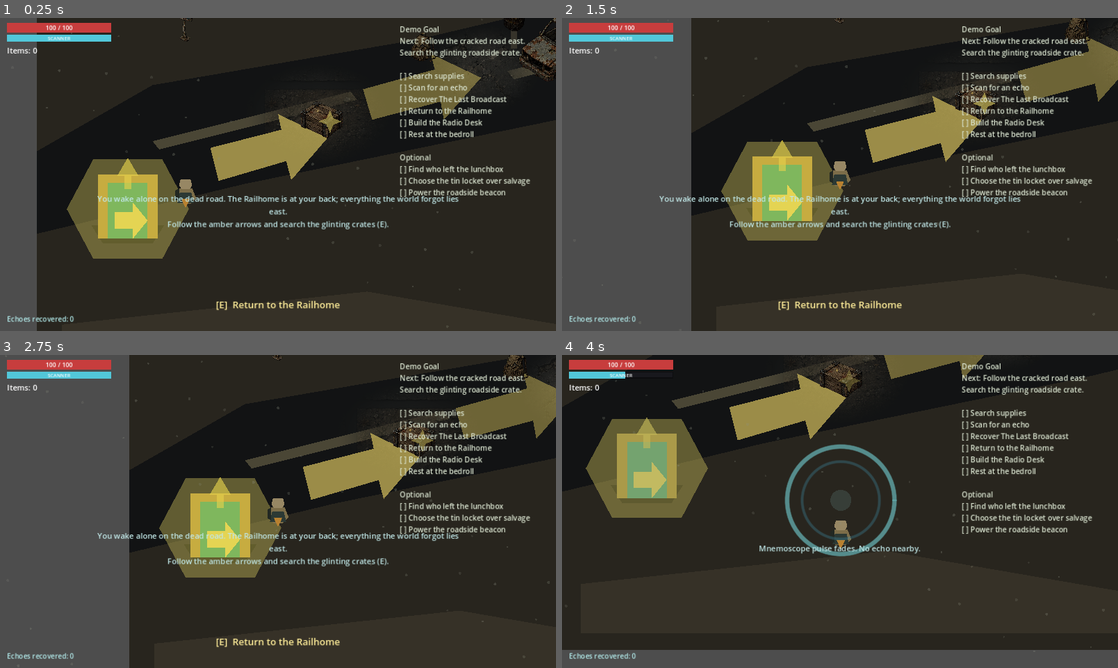
Above: before the commit, frames 1-4 (two rows, left to right).
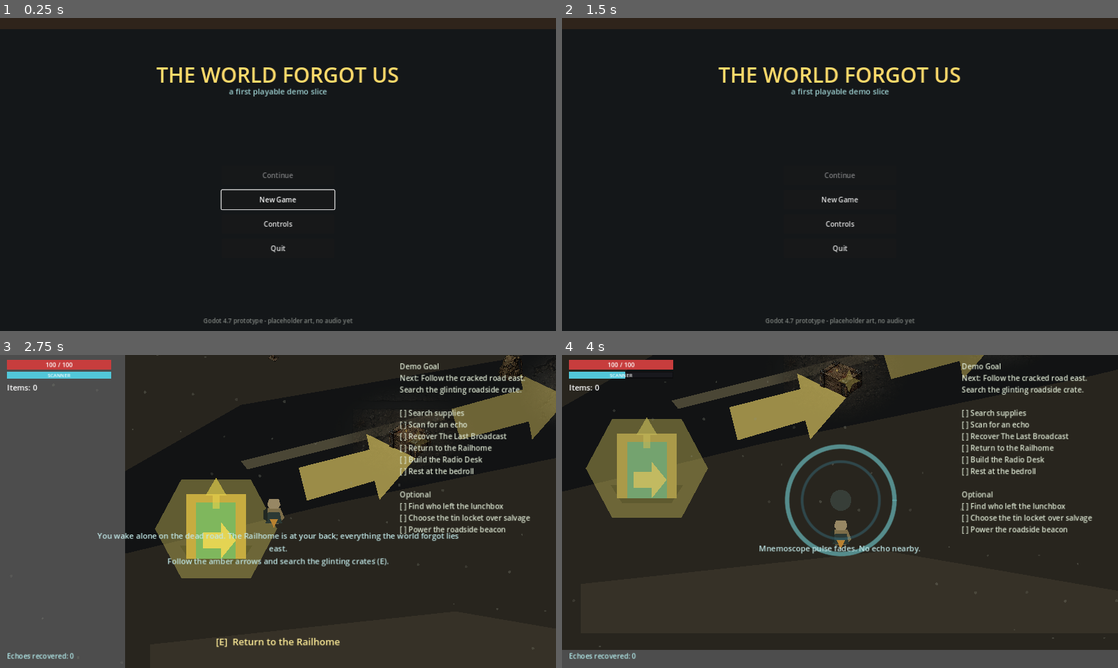
Above: after the commit, the same moments.

Repository: JamieP-205/the-world-forgot-us
Game: Godot game, scene res://scenes/ui/main_menu.tscn
The game is run twice, just before and just after one commit, with the same random seed, the same clock (stepped at 60 frames per second) and the same inputs. Before the commit the project starts from res://scenes/main.tscn.
Inputs (mouse positions are in pixels of both pictures, inside the frame that each line leads up to):
- Up to frame 1 (0.25 s): no input
- Up to frame 2 (1.5 s): click (840, 224) at 0.5 s, where only the run after the commit has a clickable "Controls"; click (840, 237) at 1.25 s, where only the run after the commit has a clickable "Back"
- Up to frame 3 (2.75 s): click (278, 536) at 2 s, where only the run after the commit has a clickable "New Game"
- Up to frame 4 (4 s): move the mouse to (962, 495) at 2.77 s; hold D (move_right) 2.78-3.53 s; hold Q (scan) 2.78-3.53 s; move the mouse to (728, 527) at 3.52 s; hold S (move_down) from 3.53 s (still down); click (728, 527) at 3.6 s; tap Q (scan) at 3.8 s

The runs differ from the first frame. In frame 1, 32% of the frame differs, in the area x 0-100%, y 0-100%; in frame 2, 49%; in frame 3, 3.6%; in frame 4, less than 0.1%.

Commit message:
Test Build Prep Pass 7: main menu, pause menu, controls screen, save reset, export/build docs

Diff:
--- a/project.godot
+++ b/project.godot
@@ -8,7 +8,7 @@
 
 config/name="The World Forgot Us"
 config/description="2D top-down post-apocalyptic survival prototype."
-run/main_scene="res://scenes/main.tscn"
+run/main_scene="res://scenes/ui/main_menu.tscn"
 config/icon="res://icon.svg"
 
 [autoload]
--- /dev/null
+++ b/scenes/ui/controls_panel.tscn
@@ -0,0 +1,57 @@
+[gd_scene load_steps=2 format=3]
+
+[ext_resource type="Script" path="res://scripts/ui/controls_panel.gd" id="1_ctl"]
+
+[node name="ControlsPanel" type="Control"]
+layout_mode = 3
+anchors_preset = 15
+anchor_right = 1.0
+anchor_bottom = 1.0
+grow_horizontal = 2
+grow_vertical = 2
+script = ExtResource("1_ctl")
+
+[node name="Dim" type="ColorRect" parent="."]
+anchor_right = 1.0
+anchor_bottom = 1.0
+color = Color(0.05, 0.06, 0.07, 0.92)
+
+[node name="Box" type="VBoxContainer" parent="."]
+anchor_left = 0.5
+anchor_top = 0.5
+anchor_right = 0.5
+anchor_bottom = 0.5
+offset_left = -300.0
+offset_top = -180.0
+offset_right = 300.0
+offset_bottom = 180.0
+grow_horizontal = 2
+grow_vertical = 2
+theme_override_constants/separation = 18
+
+[node name="Title" type="Label" parent="Box"]
+theme_override_colors/font_color = Color(1, 0.86, 0.42, 1)
+theme_override_font_sizes/font_size = 30
+text = "CONTROLS"
+horizontal_alignment = 1
+
+[node name="List" type="Label" parent="Box"]
+theme_override_colors/font_color = Color(0.86, 0.9, 0.86, 1)
+theme_override_font_sizes/font_size = 20
+text = "Move          WASD  /  Arrow keys
+Interact      E
+Scan          Q
+Attack        Left click  /  J
+Pause         Esc"
+
+[node name="Hint" type="Label" parent="Box"]
+theme_override_colors/font_color = Color(0.7, 0.92, 0.92, 1)
+theme_override_font_sizes/font_size = 17
+text = "Search supplies, follow the road, scan the fallen mast, return to the Railhome."
+horizontal_alignment = 1
+autowrap_mode = 3
+
+[node name="Back" type="Button" parent="Box"]
+custom_minimum_size = Vector2(170, 42)
+size_flags_horizontal = 4
+text = "Back"
--- a/scenes/ui/hud.tscn
+++ b/scenes/ui/hud.tscn
@@ -1,6 +1,7 @@
-[gd_scene load_steps=5 format=3]
+[gd_scene load_steps=6 format=3]
 
 [ext_resource type="Script" path="res://scripts/ui/hud.gd" id="1_hud"]
+[ext_resource type="PackedScene" path="res://scenes/ui/controls_panel.tscn" id="2_ctl"]
 
 [sub_resource type="StyleBoxFlat" id="StyleBoxFlat_hp_bg"]
 bg_color = Color(0.1, 0.1, 0.12, 0.85)
@@ -142,13 +143,42 @@
 visible = false
 anchor_right = 1.0
 anchor_bottom = 1.0
-color = Color(0, 0, 0, 0.6)
+color = Color(0.05, 0.06, 0.07, 0.72)
 
-[node name="PauseLabel" type="Label" parent="PauseOverlay"]
-anchor_right = 1.0
-anchor_bottom = 1.0
-theme_override_font_sizes/font_size = 32
+[node name="PauseBox" type="VBoxContainer" parent="PauseOverlay"]
+anchor_left = 0.5
+anchor_top = 0.5
+anchor_right = 0.5
+anchor_bottom = 0.5
+offset_left = -130.0
+offset_top = -140.0
+offset_right = 130.0
+offset_bottom = 140.0
+grow_horizontal = 2
+grow_vertical = 2
+theme_override_constants/separation = 12
+
+[node name="Title" type="Label" parent="PauseOverlay/PauseBox"]
+theme_override_colors/font_color = Color(1, 0.86, 0.42, 1)
+theme_override_font_sizes/font_size = 34
+text = "PAUSED"
 horizontal_alignment = 1
-vertical_alignment = 1
-text = "PAUSED
-Press Esc to resume"
+
+[node name="Resume" type="Button" parent="PauseOverlay/PauseBox"]
+custom_minimum_size = Vector2(260, 44)
+text = "Resume"
+
+[node name="Controls" type="Button" parent="PauseOverlay/PauseBox"]
+custom_minimum_size = Vector2(260, 44)
+text = "Controls"
+
+[node name="MainMenu" type="Button" parent="PauseOverlay/PauseBox"]
+custom_minimum_size = Vector2(260, 44)
+text = "Main Menu"
+
+[node name="Quit" type="Button" parent="PauseOverlay/PauseBox"]
+custom_minimum_size = Vector2(260, 44)
+text = "Quit"
+
+[node name="PauseControls" parent="PauseOverlay" instance=ExtResource("2_ctl")]
+visible = false
--- /dev/null
+++ b/scenes/ui/main_menu.tscn
@@ -0,0 +1,109 @@
+[gd_scene load_steps=3 format=3]
+
+[ext_resource type="Script" path="res://scripts/ui/main_menu.gd" id="1_menu"]
+[ext_resource type="PackedScene" path="res://scenes/ui/controls_panel.tscn" id="2_ctl"]
+
+[node name="MainMenu" type="Control"]
+layout_mode = 3
+anchors_preset = 15
+anchor_right = 1.0
+anchor_bottom = 1.0
+grow_horizontal = 2
+grow_vertical = 2
+script = ExtResource("1_menu")
+
+[node name="Bg" type="ColorRect" parent="."]
+anchor_right = 1.0
+anchor_bottom = 1.0
+color = Color(0.08, 0.09, 0.1, 1)
+
+[node name="Vignette" type="ColorRect" parent="."]
+anchor_left = 0.5
+anchor_top = 0.0
+anchor_right = 0.5
+anchor_bottom = 0.0
+offset_left = -640.0
+offset_top = 0.0
+offset_right = 640.0
+offset_bottom = 26.0
+grow_horizontal = 2
+color = Color(0.5, 0.3, 0.12, 0.25)
+
+[node name="Title" type="Label" parent="."]
+anchor_left = 0.5
+anchor_right = 0.5
+offset_left = -440.0
+offset_top = 96.0
+offset_right = 440.0
+offset_bottom = 156.0
+grow_horizontal = 2
+theme_override_colors/font_color = Color(1, 0.86, 0.42, 1)
+theme_override_font_sizes/font_size = 48
+text = "THE WORLD FORGOT US"
+horizontal_alignment = 1
+
+[node name="Subtitle" type="Label" parent="."]
+anchor_left = 0.5
+anchor_right = 0.5
+offset_left = -440.0
+offset_top = 156.0
+offset_right = 440.0
+offset_bottom = 184.0
+grow_horizontal = 2
+theme_override_colors/font_color = Color(0.62, 0.82, 0.82, 1)
+theme_override_font_sizes/font_size = 18
+text = "a first playable demo slice"
+horizontal_alignment = 1
+
+[node name="Box" type="VBoxContainer" parent="."]
+anchor_left = 0.5
+anchor_top = 0.5
+anchor_right = 0.5
+anchor_bottom = 0.5
+offset_left = -130.0
+offset_top = -20.0
+offset_right = 130.0
+offset_bottom = 210.0
+grow_horizontal = 2
+grow_vertical = 2
+theme_override_constants/separation = 12
+
+[node name="Continue" type="Button" parent="Box"]
+custom_minimum_size = Vector2(260, 44)
+text = "Continue"
+
+[node name="NewGame" type="Button" parent="Box"]
+custom_minimum_size = Vector2(260, 44)
+text = "New Game"
+
+[node name="Controls" type="Button" parent="Box"]
+custom_minimum_size = Vector2(260, 44)
+text = "Controls"
+
+[node name="Quit" type="Button" parent="Box"]
+custom_minimum_size = Vector2(260, 44)
+text = "Quit"
+
+[node name="Footer" type="Label" parent="."]
+anchor_left = 0.5
+anchor_top = 1.0
+anchor_right = 0.5
+anchor_bottom = 1.0
+offset_left = -300.0
+offset_top = -34.0
+offset_right = 300.0
+offset_bottom = -12.0
+grow_horizontal = 2
+grow_vertical = 0
+theme_override_colors/font_color = Color(0.5, 0.52, 0.5, 1)
+theme_override_font_sizes/font_size = 14
+text = "Godot 4.7 prototype - placeholder art, no audio yet"
+horizontal_alignment = 1
+
+[node name="ControlsPanel" parent="." instance=ExtResource("2_ctl")]
+visible = false
+
+[node name="NewGameConfirm" type="ConfirmationDialog" parent="."]
+title = "New Game"
+ok_button_text = "New Game"
+dialog_text = "Erase your saved progress and start a new run?"
--- a/scripts/systems/game_manager.gd
+++ b/scripts/systems/game_manager.gd
@@ -18,7 +18,9 @@
 
 
 func _unhandled_input(event: InputEvent) -> void:
-	if event.is_action_pressed("pause"):
+	# Only pause during actual gameplay (the Main root is in the tree). On the
+	# main menu there is no Main node, so Esc must not freeze the menu.
+	if event.is_action_pressed("pause") and get_tree().get_first_node_in_group("main") != null:
 		set_paused(not is_paused)
 
 
--- a/scripts/systems/save_manager.gd
+++ b/scripts/systems/save_manager.gd
@@ -85,6 +85,16 @@
 		DirAccess.remove_absolute(ProjectSettings.globalize_path(SAVE_PATH))
 
 
+## Wipes the save file and all in-memory run state, for a clean New Game.
+## Leaves no stale WorldState/inventory/echo/upgrade flags behind.
+func clear_run_state() -> void:
+	delete_save()
+	InventorySystem.set_items({})
+	ArchiveSystem.restore([])
+	BaseUpgradeSystem.restore([])
+	WorldState.clear()
+
+
 func _on_level_loaded() -> void:
 	var player := get_tree().get_first_node_in_group("player")
 	if player != null and not _pending_player.is_empty():
--- /dev/null
+++ b/scripts/ui/controls_panel.gd
@@ -0,0 +1,10 @@
+extends Control
+## Reusable controls + objective help overlay, shown from the main menu and
+## the pause menu. Emits `closed` when the player dismisses it so the parent
+## can restore its own UI.
+
+signal closed
+
+
+func _ready() -> void:
+	($Box/Back as Button).pressed.connect(func() -> void: closed.emit())
--- a/scripts/ui/hud.gd
+++ b/scripts/ui/hud.gd
@@ -5,6 +5,8 @@
 @onready var _inv_list: VBoxContainer = $InventoryPanel/List
 @onready var _prompt_label: Label = $PromptLabel
 @onready var _pause_overlay: ColorRect = $PauseOverlay
+@onready var _pause_box: VBoxContainer = $PauseOverlay/PauseBox
+@onready var _pause_controls: Control = $PauseOverlay/PauseControls
 @onready var _notice_label: Label = $NoticeLabel
 @onready var _notice_timer: Timer = $NoticeTimer
 @onready var _health_bar: ProgressBar = $HealthBar
@@ -29,6 +31,7 @@
 	ArchiveSystem.echo_recorded.connect(_on_echo_recorded)
 	BaseUpgradeSystem.upgrade_built.connect(_on_upgrade_built)
 	_notice_timer.timeout.connect(_on_notice_timeout)
+	_wire_pause_menu()
 	_scanned_echo = ArchiveSystem.has_echo(&"echo_last_signal")
 	_refresh_inventory()
 	_prompt_label.text = ""
@@ -85,8 +88,36 @@
 	_prompt_label.text = text
 
 
+func _wire_pause_menu() -> void:
+	_pause_box.get_node("Resume").pressed.connect(func() -> void: GameManager.set_paused(false))
+	_pause_box.get_node("Controls").pressed.connect(_on_pause_controls)
+	_pause_box.get_node("MainMenu").pressed.connect(_on_pause_main_menu)
+	_pause_box.get_node("Quit").pressed.connect(func() -> void: get_tree().quit())
+	_pause_controls.closed.connect(_on_pause_controls_closed)
+	_pause_controls.visible = false
+
+
+func _on_pause_controls() -> void:
+	_pause_box.visible = false
+	_pause_controls.visible = true
+
+
+func _on_pause_controls_closed() -> void:
+	_pause_controls.visible = false
+	_pause_box.visible = true
+
+
+func _on_pause_main_menu() -> void:
+	GameManager.set_paused(false)
+	get_tree().change_scene_to_file("res://scenes/ui/main_menu.tscn")
+
+
 func _on_paused_changed(is_paused: bool) -> void:
 	_pause_overlay.visible = is_paused
+	# Always reopen the pause menu on its main options, not the sub-panel.
+	if not is_paused:
+		_pause_controls.visible = false
+		_pause_box.visible = true
 
 
 ## Shows a transient notice, restarting the timer each time so the latest
--- /dev/null
+++ b/scripts/ui/main_menu.gd
@@ -0,0 +1,70 @@
+extends Control
+## First-launch main menu. Start flow for the demo test build.
+##
+## Continue  - load the existing save (disabled if none).
+## New Game  - clear the save + all run state and start fresh (confirmed if
+##             a save exists, so progress isn't wiped by accident).
+## Controls  - show the shared controls/help panel.
+## Quit      - close the game.
+##
+## The game itself lives in scenes/main.tscn; running that scene directly
+## still works during development (Main auto-continues from a save or starts
+## the world), so this menu doesn't break the dev workflow.
+
+const GAME_SCENE := "res://scenes/main.tscn"
+
+@onready var _continue_btn: Button = $Box/Continue
+@onready var _box: VBoxContainer = $Box
+@onready var _controls_panel: Control = $ControlsPanel
+@onready var _confirm: ConfirmationDialog = $NewGameConfirm
+
+
+func _ready() -> void:
+	# Make sure a returned-from-pause state never leaves the tree paused.
+	get_tree().paused = false
+
+	_continue_btn.disabled = not SaveManager.has_save()
+	_continue_btn.pressed.connect(_on_continue)
+	$Box/NewGame.pressed.connect(_on_new_game)
+	$Box/Controls.pressed.connect(_on_controls)
+	$Box/Quit.pressed.connect(func() -> void: get_tree().quit())
+
+	_controls_panel.visible = false
+	_controls_panel.closed.connect(_on_controls_closed)
+	_confirm.confirmed.connect(_do_new_game)
+
+	if not _continue_btn.disabled:
+		_continue_btn.grab_focus()
+	else:
+		$Box/NewGame.grab_focus()
+
+
+func _on_continue() -> void:
+	if SaveManager.has_save():
+		_start_game()
+
+
+func _on_new_game() -> void:
+	if SaveManager.has_save():
+		_confirm.popup_centered()
+	else:
+		_do_new_game()
+
+
+func _do_new_game() -> void:
+	SaveManager.clear_run_state()
+	_start_game()
+
+
+func _start_game() -> void:
+	get_tree().change_scene_to_file(GAME_SCENE)
+
+
+func _on_controls() -> void:
+	_box.visible = false
+	_controls_panel.visible = true
+
+
+func _on_controls_closed() -> void:
+	_controls_panel.visible = false
+	_box.visible = true
Not shown, added: scripts/systems/world_state.gd.uid
Not shown, added: scripts/ui/controls_panel.gd.uid
Not shown, added: scripts/ui/main_menu.gd.uid
Not shown, added: scripts/world/choice_option.gd.uid
Not shown, added: scripts/world/route_beacon.gd.uid
Not shown, changed: .gitignore
Not shown, changed: README.md
Not shown, added: TEST_BUILD_PASS_7_REPORT.md
